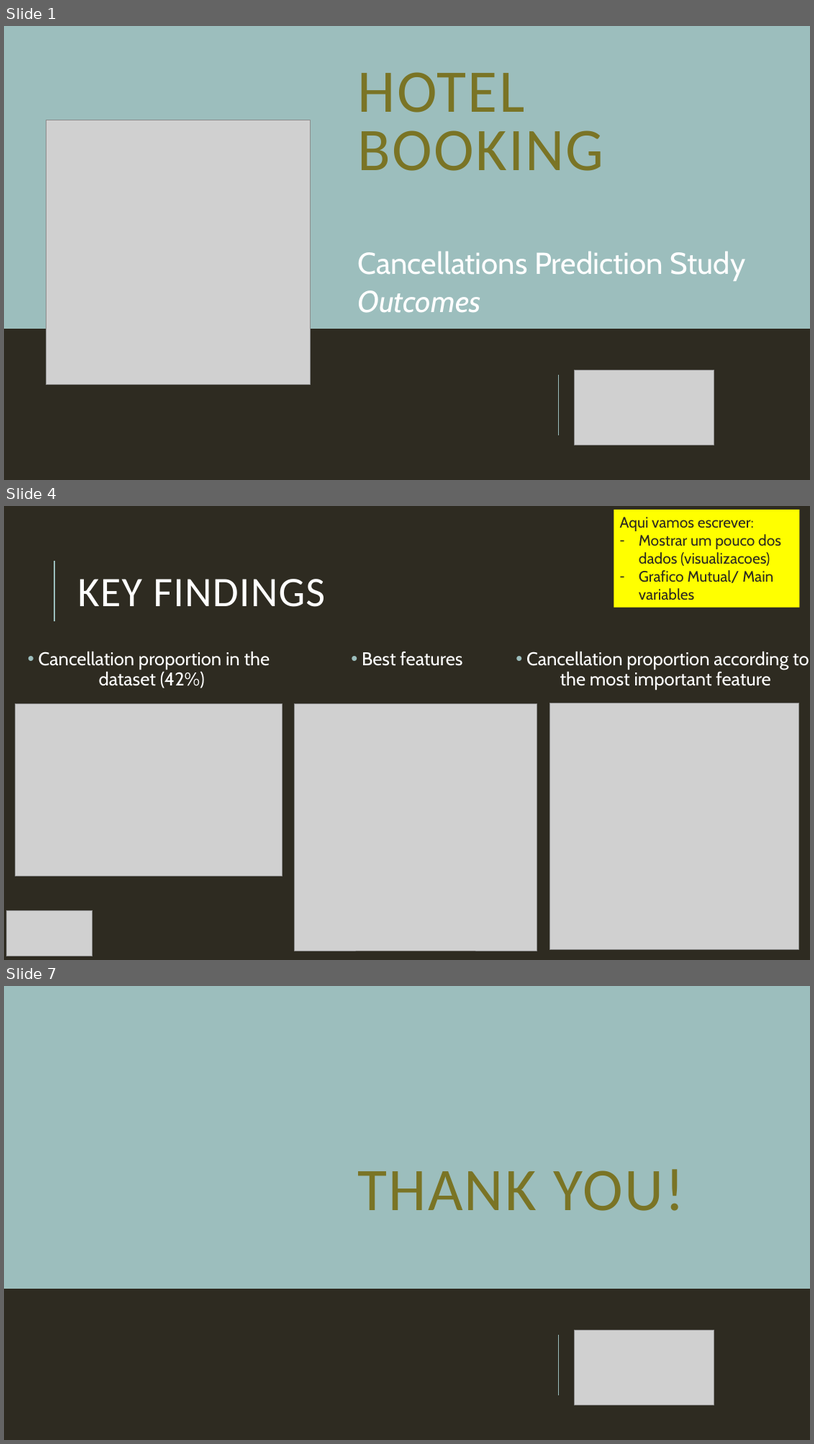
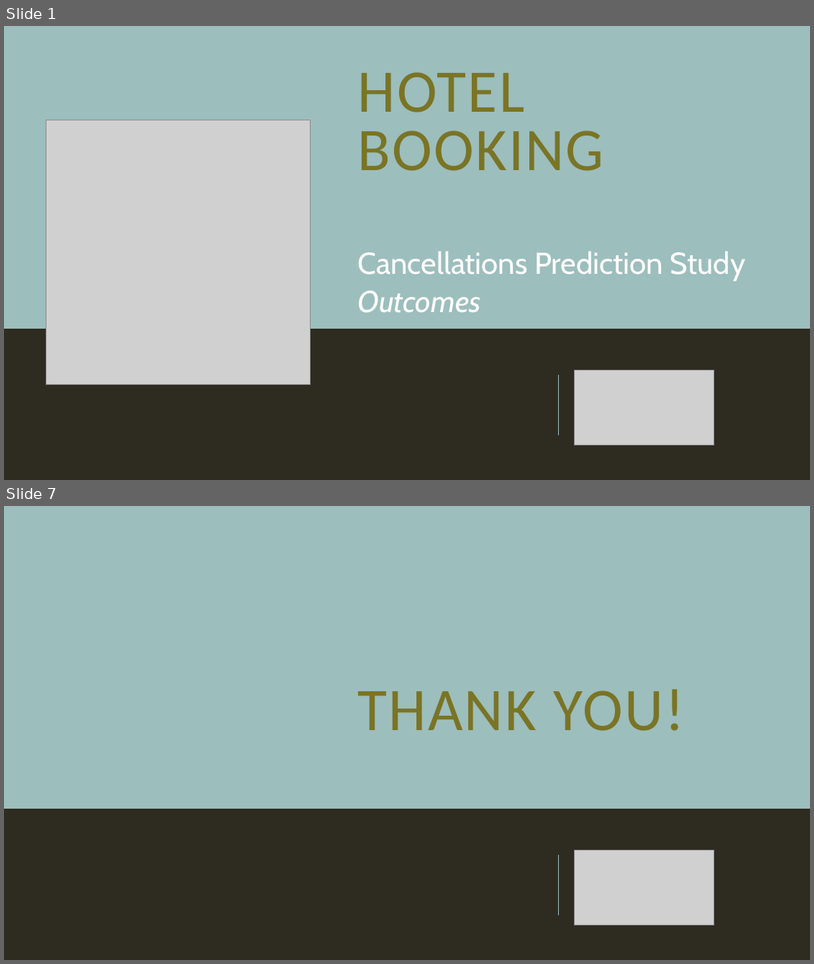
Before and after one commit to Debs86/Business_Cases_Projects, a slide deck: BC2/GroupD_BC2_Presentation.pptx. Shown one above the other, each under a label of ours: slides 1, 4 and 7 before the commit, slides 1 and 7 after it; the slides between them are not shown. The pictures are 814x1444 and 814x964 pixels, drawn with LibreOffice and Linux fonts; fonts in the diff are those of the drawing; grey boxes stand for pictures. Boxes give left, top, right and bottom in pixels: in the first picture for what was removed or moved away, otherwise in the second. Text is boxed around its words. In the diff, an @@ line names an element or a change of style, - is before the commit and + after.

```diff
--- a/BC2/GroupD_BC2_Presentation.pptx
+++ b/BC2/GroupD_BC2_Presentation.pptx
@@ slide 4 removed at box(4, 506, 810, 960), background #2E2B21 @@
@@ rectangle removed at box(615, 510, 800, 608) @@
-Aqui vamos escrever:
-– Mostrar um pouco dos dados (visualizacoes)
-– Grafico Mutual/ Main variables
@@ line removed from (54, 621) to (54, 561) @@
@@ title removed at box(77, 579, 325, 607) @@
-KEY FINDINGS
@@ text removed at box(39, 651, 270, 688) @@
-• Cancellation proportion in the dataset (42%)
@@ text removed at box(362, 651, 463, 666) @@
-• Best features
-  c
@@ text removed at box(527, 651, 810, 690) @@
-• Cancellation proportion according to the most important feature
@@ picture removed at box(15, 704, 282, 875) @@
@@ picture removed at box(294, 704, 538, 950) @@
@@ picture removed at box(550, 703, 800, 949) @@
@@ picture removed at box(6, 910, 93, 956) @@
```
Also in this commit, not shown: 3 slides changed, 2 slides added, 1 other slide removed.
